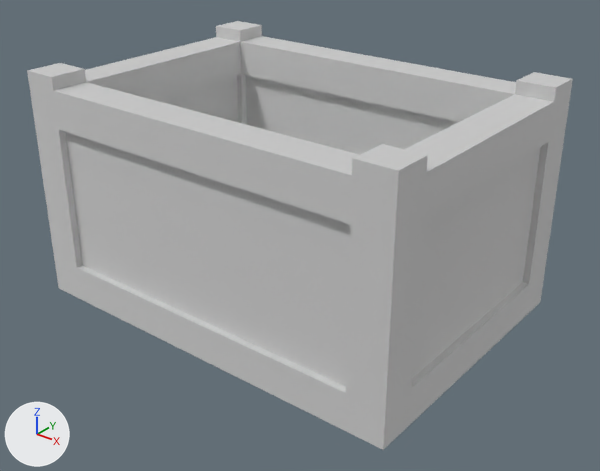
Two versions of the glTF model assets/models/maps/docks/Dock_Props_Crate.gltf, one commit apart.
The view is the same before and after, from a 50 mm lens placed at (0.694, -0.858, 0.635), pointed at (0.022, -0.017, 0.114). Lighting does not change. The marker at lower left points along +X, +Y and +Z. The older version comes first.

In view in the first picture: 'Dock_Props_Crate'.
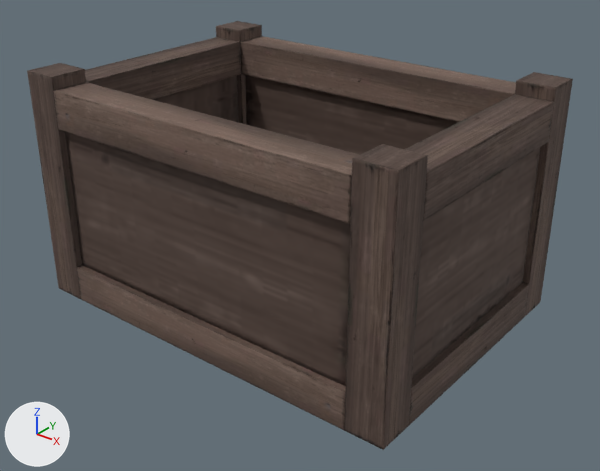
Changed parts and their boxes [x1, y1, x2, y2] in the pictures (600 x 471 px):
'Dock_Props_Crate', surface changed (white to brown)
    both: [27, 21, 573, 450]

Patch to the scene script:
```diff
--- a/assets/models/maps/docks/Dock_Props_Crate.gltf.py
+++ b/assets/models/maps/docks/Dock_Props_Crate.gltf.py
@@ img_docktrim_diffuse @@
+img_docktrim_diffuse = load_image('DockTrim_Diffuse', 'DockTrim_Diffuse.jpg', 1024, 1024, 'sRGB')
@@ img_docktrim_normal @@
+img_docktrim_normal = load_image('DockTrim_Normal', 'DockTrim_Normal.jpg', 1024, 1024, 'Non-Color')
@@ mat_docktrim_mat @@
 n0 = _N.new('ShaderNodeBsdfPrincipled'); n0.name = 'Principled BSDF'
-n0.inputs[1].default_value = 1.0  # 'Metallic'
-n0.inputs[2].default_value = 1.0  # 'Roughness'
+n0.inputs[2].default_value = 0.85  # 'Roughness'
 n1 = _N.new('ShaderNodeOutputMaterial'); n1.name = 'Material Output'
+n2 = _N.new('ShaderNodeTexImage'); n2.name = 'Image Texture'
+n2.image = img_docktrim_diffuse
+n3 = _N.new('ShaderNodeNormalMap'); n3.name = 'Normal Map'
+n3.uv_map = 'UVMap'
+n4 = _N.new('ShaderNodeTexImage'); n4.name = 'Image Texture.001'
+n4.image = img_docktrim_normal
 _L.new(n0.outputs[0], n1.inputs[0])  # 'BSDF' to 'Surface'
+_L.new(n2.outputs[0], n0.inputs[0])  # 'Color' to 'Base Color'
+_L.new(n3.outputs[0], n0.inputs[5])  # 'Normal' to 'Normal'
+_L.new(n4.outputs[0], n3.inputs[1])  # 'Color' to 'Color'
```
